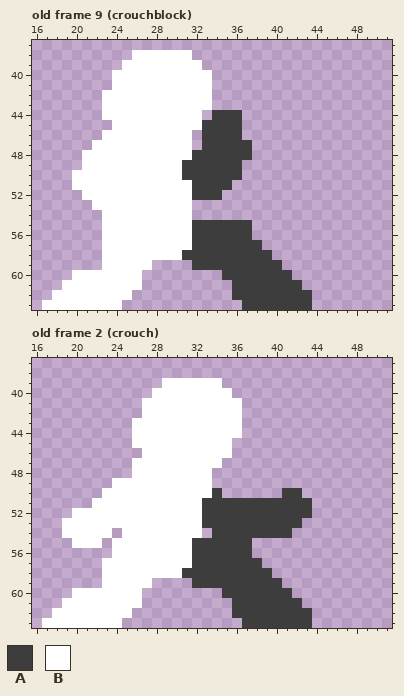
Pixel-art file: src/Unity/Fighters/Assets/Art/Sprites/Animations/hitandblock.aseprite. Above, as it was before the edit.
64x64 pixels, 21 frames. Shown: old frame 9 (crouchblock): x 16..51, y 37..63; old frame 2 (crouch): x 16..51, y 37..63. The commit also changed other frames, which this record leaves out.
Palette (. is transparent): A #3d3d3d  B #ffffff
Pixels before, old frame 9 (crouchblock), first column x 17:
38 .........BBBBBB............
39 ........BBBBBBBB...........
40 .......BBBBBBBBBB..........
41 .......BBBBBBBBBB..........
42 ......BBBBBBBBBBB..........
43 ......BBBBBBBBBBB..........
44 ......BBBBBBBBBB.AAA.......
45 .......BBBBBBBBBAAAA.......
46 ......BBBBBBBBB.AAAA.......
47 .....BBBBBBBBBB.AAAAA......
48 ....BBBBBBBBBBBAAAAAA......
49 ....BBBBBBBBBBAAAAAA.......
50 ...BBBBBBBBBBBAAAAAA.......
51 ...BBBBBBBBBBBBAAAA........
52 ....BBBBBBBBBBBAAA.........
53 .....BBBBBBBBBB............
54 ......BBBBBBBBB............
55 ......BBBBBBBBBAAAAAA......
56 ......BBBBBBBBBAAAAAA......
57 ......BBBBBBBBBAAAAAAA.....
58 ......BBBBBBBBAAAAAAAAA....
59 ......BBBBB....AAAAAAAAA...
60 ...BBBBBBB........AAAAAAA..
61 ..BBBBBBBB.........AAAAAAA.
62 .BBBBBBBB..........AAAAAAAA
63 BBBBBBBB............AAAAAAA
Pixels before, old frame 2 (crouch), first column x 17:
39 ............BBBBBB.........
40 ...........BBBBBBBB........
41 ..........BBBBBBBBBB.......
42 ..........BBBBBBBBBB.......
43 .........BBBBBBBBBBB.......
44 .........BBBBBBBBBBB.......
45 .........BBBBBBBBBB........
46 ..........BBBBBBBBB........
47 .........BBBBBBBBB.........
48 .........BBBBBBBB..........
49 .......BBBBBBBBBB..........
50 ......BBBBBBBBBBBA......AA.
51 .....BBBBBBBBBBBAAAAAAAAAAA
52 ...BBBBBBBBBBBBBAAAAAAAAAAA
53 ..BBBBBBBBBBBBBBAAAAAAAAAA.
54 ..BBBBB.BBBBBBBB.AAAAAAAA..
55 ...BBB.BBBBBBBBAAAAAA......
56 .......BBBBBBBBAAAAAA......
57 ......BBBBBBBBBAAAAAAA.....
58 ......BBBBBBBBAAAAAAAAA....
59 ......BBBBB....AAAAAAAAA...
60 ...BBBBBBB........AAAAAAA..
61 ..BBBBBBBB.........AAAAAAA.
62 .BBBBBBBB..........AAAAAAAA
63 BBBBBBBB............AAAAAAA
After:
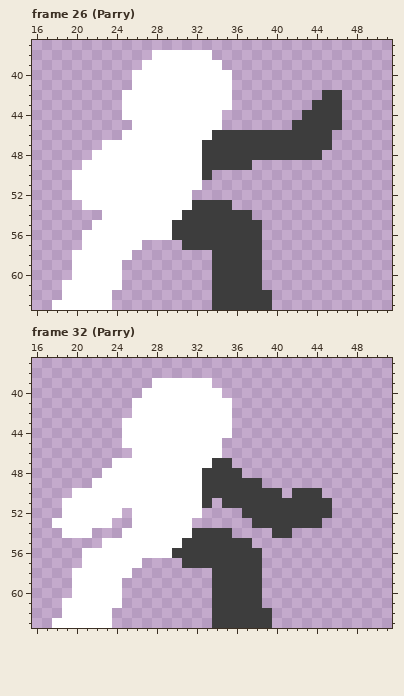
A new or re-ordered frame is compared with the old frame closest to it.
The edit:
frames 21 -> 38
Frame 26 (Parry) is new; against old frame 9 (crouchblock):
y 38: x 26..27 BB -> ..; x 32..33 .. -> BB
y 39: x 25..26 BB -> ..; x 33..34 .. -> BB
y 40..41: x 24..25 BB -> ..; x 34..35 .. -> BB
y 42: x 23..24 BB -> ..; x 34..35 .. -> BB; x 45..46 .. -> AA
y 43: x 23..24 BB -> ..; x 34..35 .. -> BB; x 44..46 ... -> AAA
y 44: x 23..24 BB -> ..; x 33..36 .AAA -> BB..; x 43..46 .... -> AAAA
y 45: x 24..25 BB -> ..; x 33..36 AAAA -> BB..; x 42..46 ..... -> AAAAA
y 46: x 23..24 BB -> ..; x 32..33 .A -> BB; x 37..45 ......... -> AAAAAAAAA
y 47: x 22 B -> .; x 32 . -> B; x 38..45 ........ -> AAAAAAAA
y 48: x 21 B -> .; x 32 A -> B; x 38..44 ....... -> AAAAAAA
y 49: x 31..32 AA -> BB; x 37 . -> A
y 50: x 31..32 AA -> BB; x 34..36 AAA -> ...
y 51: x 32..35 AAAA -> B...
y 52: x 20 . -> B; x 32..34 AAA -> ...
y 53: x 21 . -> B; x 32..35 .... -> AAAA
y 54: x 31..37 B...... -> AAAAAAA
y 55: x 22 . -> B; x 30..31 BB -> AA; x 38 . -> A
y 56: x 21..22 .. -> BB; x 30..31 BB -> AA; x 38 . -> A
y 57: x 21..22 .. -> BB; x 27..31 BBBBB -> ....A
y 58: x 20..22 ... -> BBB; x 26..33 BBBBBAAA -> ........; x 39 A -> .
y 59: x 20..22 ... -> BBB; x 25..27 BBB -> ...; x 32..33 AA -> ..; x 39..40 AA -> ..
y 60: x 25..26 BB -> ..; x 34 . -> A; x 39..41 AAA -> ...
y 61: x 25..26 BB -> ..; x 34..35 .. -> AA; x 39..42 AAAA -> ....
y 62: x 18 B -> .; x 24..25 BB -> ..; x 34..35 .. -> AA; x 40..43 AAAA -> ....
y 63: x 17 B -> .; x 24 B -> .; x 34..36 ... -> AAA; x 40..43 AAAA -> ....
Frame 32 (Parry) is new; against old frame 2 (crouch):
y 39: x 28 . -> B; x 34 B -> .
y 40: x 27 . -> B; x 35 B -> .
y 41..42: x 26 . -> B; x 36 B -> .
y 43..44: x 25 . -> B; x 36 B -> .
y 45: x 25 . -> B; x 35 B -> .
y 46: x 26 . -> B; x 35 B -> .
y 47: x 24..25 .. -> BB; x 34..35 B. -> AA
y 48: x 23..25 ... -> BBB; x 33..36 B... -> AAAA
y 49: x 22..23 .. -> BB; x 33..38 B..... -> AAAAAA
y 50: x 20..22 ... -> BBB; x 33 B -> A; x 35..41 ......A -> AAAAAA.; x 43..44 .. -> AA
y 51: x 19..21 ... -> BBB; x 34 A -> .; x 44..45 .. -> AA
y 52: x 19 . -> B; x 25 B -> .; x 33..36 AAAA -> ....; x 44..45 .. -> AA
y 53: x 18 . -> B; x 24..25 BB -> ..; x 32..37 BAAAAA -> ......; x 43..44 .. -> AA
y 54: x 22..23 BB -> ..; x 32..33 B. -> AA; x 36..39 AAAA -> ....
y 55: x 20..23 BBB. -> ...B; x 31 B -> A
y 56: x 21..23 ... -> BBB; x 30..31 BB -> AA; x 38 . -> A
y 57: x 21..22 .. -> BB; x 27..31 BBBBB -> ....A
y 58: x 20..22 ... -> BBB; x 26..33 BBBBBAAA -> ........; x 39 A -> .
y 59: x 20..22 ... -> BBB; x 25..27 BBB -> ...; x 32..33 AA -> ..; x 39..40 AA -> ..
y 60: x 25..26 BB -> ..; x 34 . -> A; x 39..41 AAA -> ...
y 61: x 25..26 BB -> ..; x 34..35 .. -> AA; x 39..42 AAAA -> ....
y 62: x 18 B -> .; x 24..25 BB -> ..; x 34..35 .. -> AA; x 40..43 AAAA -> ....
y 63: x 17 B -> .; x 24 B -> .; x 34..36 ... -> AAA; x 40..43 AAAA -> ....
